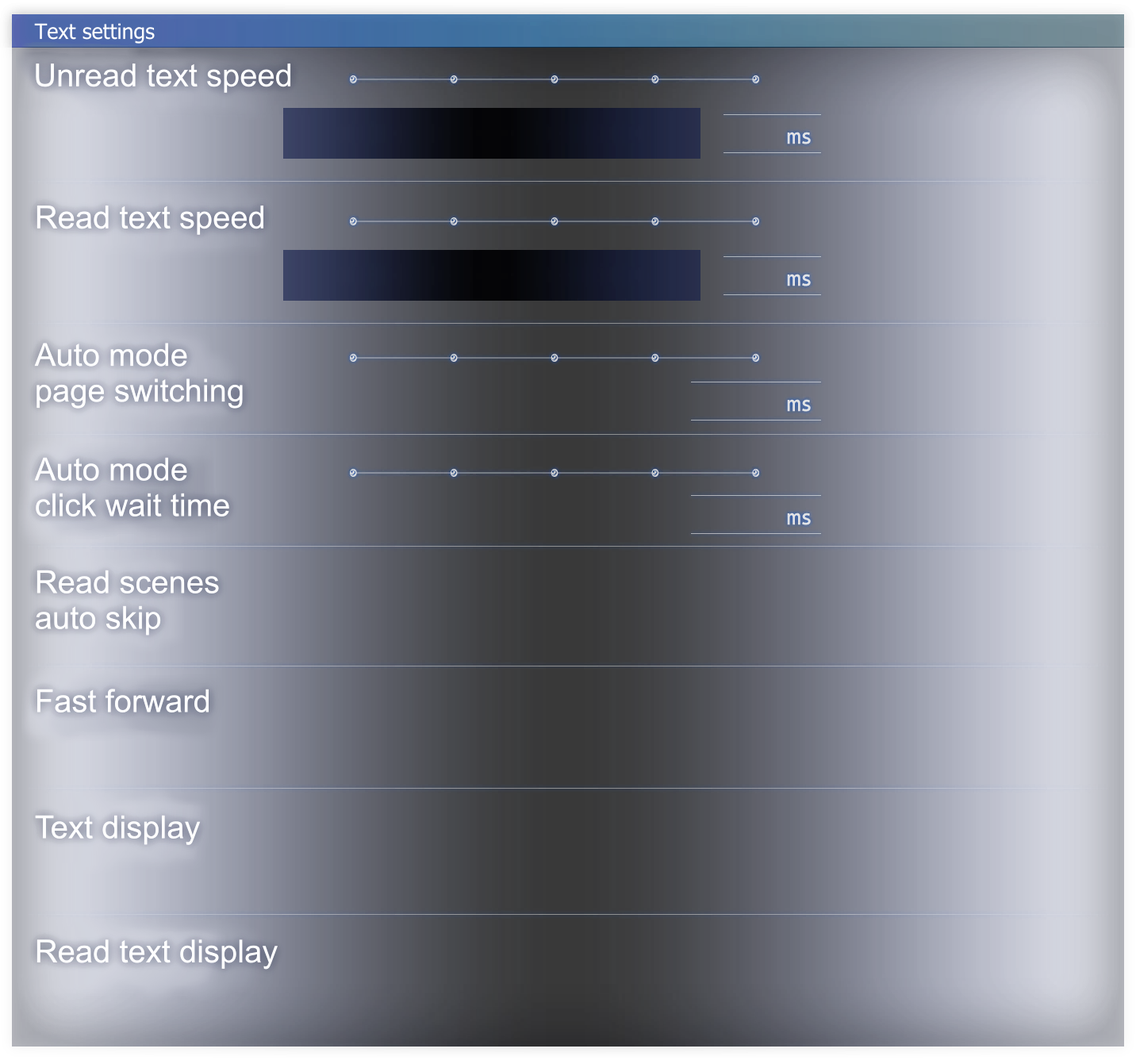
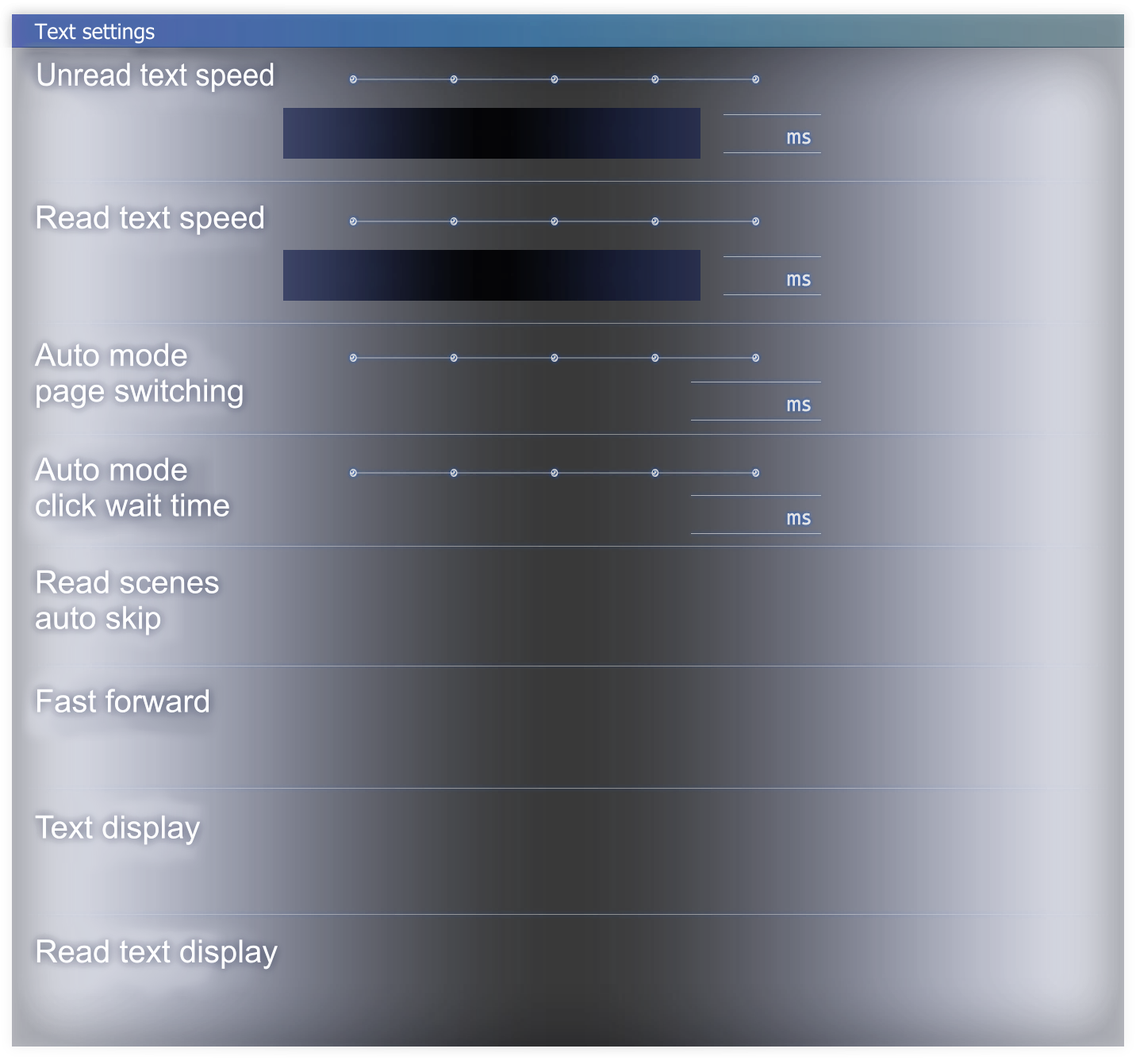
Revision of a layered (1136, 1060) image; what changed, layer by layer:
painted on "background" over [27, 58, 299, 710]
